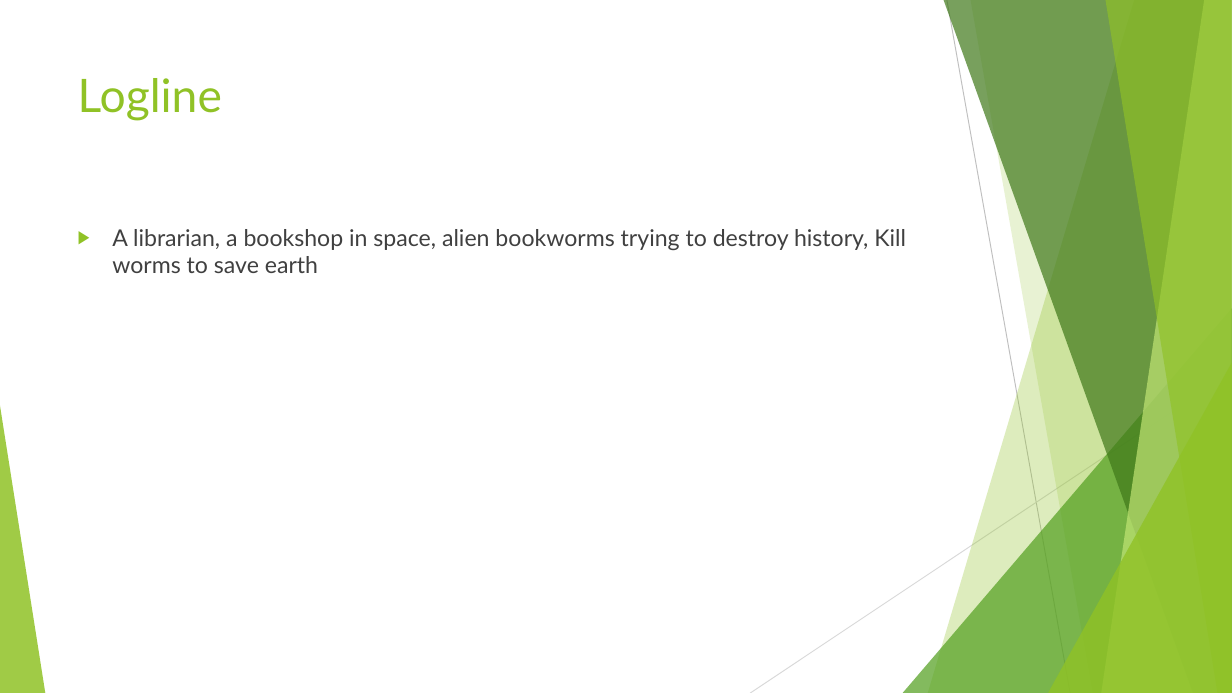
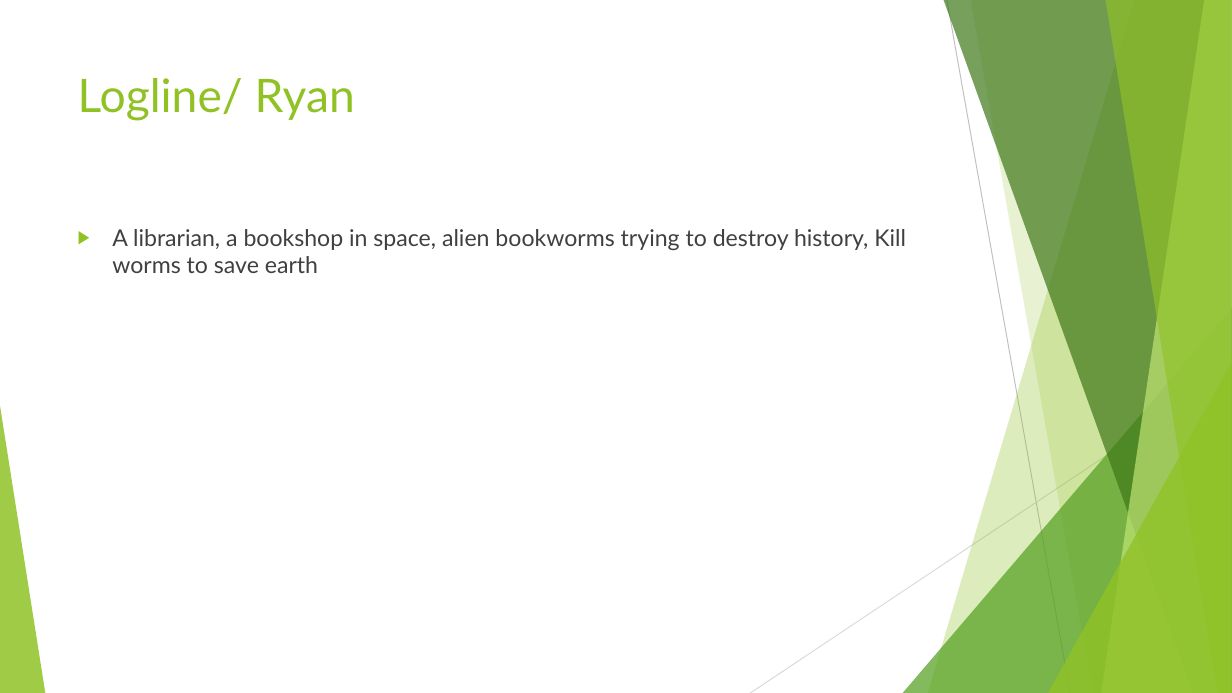
Before and after one commit to UoSGamesGroups/first-semester-l4-5-group-14, a slide deck: slide 2 of Group 14.pptx. Drawn at 1232x693 pixels with LibreOffice and Linux fonts; fonts in the diff are those of the drawing. Boxes give left, top, right and bottom in pixels: in the first picture for what was removed or moved away, otherwise in the second. Text is boxed around its words. In the diff, an @@ line names an element or a change of style, - is before the commit and + after.

```diff
--- a/Group 14.pptx
+++ b/Group 14.pptx
@@ title at (78,78,355,121): text changed @@
-Logline
+Logline/ Ryan
```
Also in this commit, not shown: 4 other slides changed, 1 slide added, 1 slide removed.
